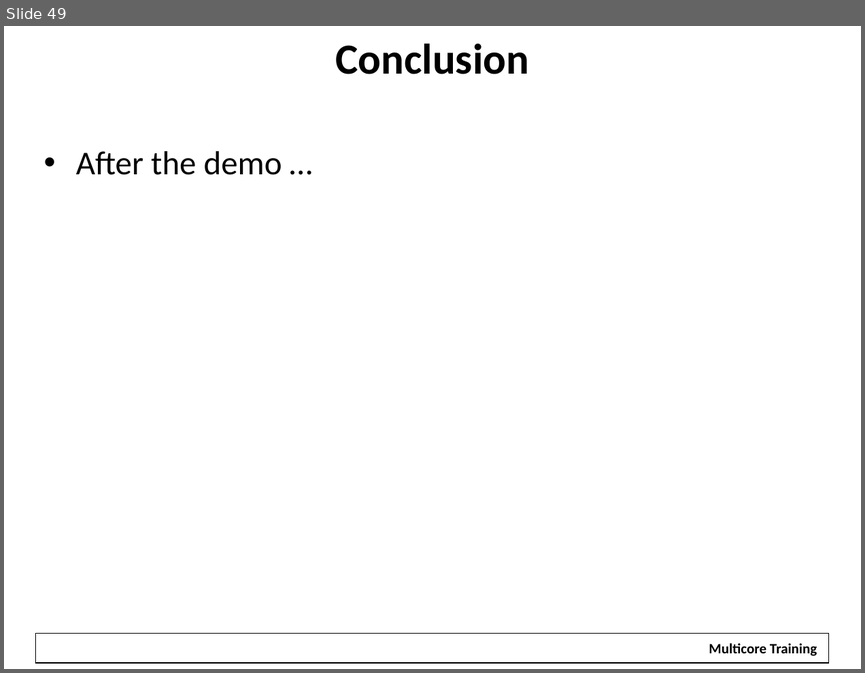
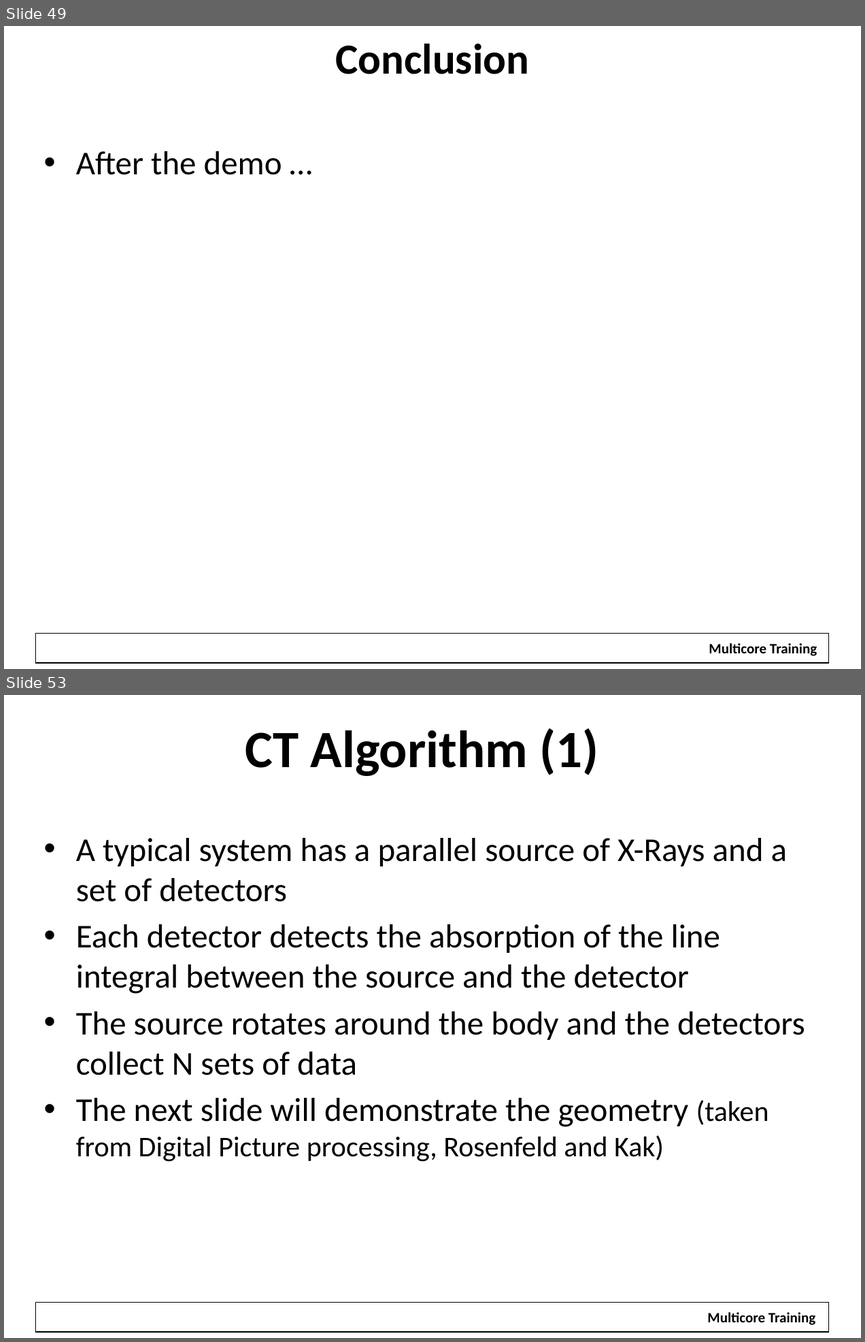
Before and after one commit to hari1989/keystone-workshop, a slide deck: slides/KeyStone Multicore Design.pptx. Shown one above the other, each under a label of ours: slide 49 before the commit, slides 49 and 53 after it; the slides between them are not shown. The pictures are 865x673 and 865x1342 pixels, drawn with LibreOffice and Linux fonts; fonts in the diff are those of the drawing; background and template pictures are left out. Boxes give left, top, right and bottom in pixels: in the first picture for what was removed or moved away, otherwise in the second. Text is boxed around its words. In the diff, an @@ line names an element or a change of style, - is before the commit and + after.

```diff
--- a/slides/KeyStone Multicore Design.pptx
+++ b/slides/KeyStone Multicore Design.pptx
@@ slide 53 added at [4, 695, 861, 1338], background #FFFFFF; not listed: 1 template element that a slide beside it also shows @@
@@ title added at [245, 728, 598, 776], 44 pt, text #000000, bold @@
+CT Algorithm (1)
@@ text added at [76, 838, 805, 1161], 28 pt, text #000000 @@
+• A typical system has a parallel source of X-Rays and a set of detectors
+• Each detector detects the absorption of the line integral between the source and the detector
+• The source rotates around the body and the detectors collect N sets of data
+• The next slide will demonstrate the geometry (taken from Digital Picture processing, Rosenfeld and Kak)
@@ rectangle added at [698, 1304, 825, 1330], fill #FFFFFF, 12 pt, text #000000, bold @@
+Multicore Training
```
Also in this commit, not shown: 29 other slides added.
